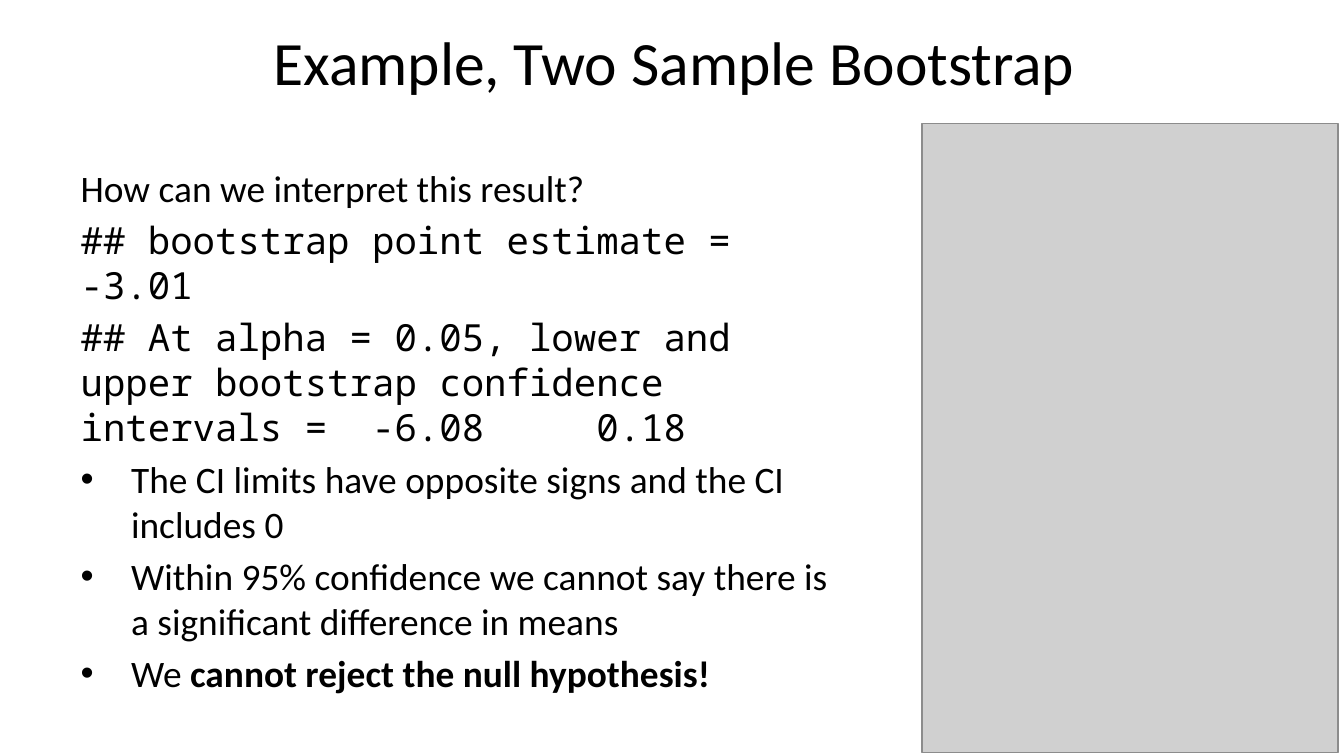
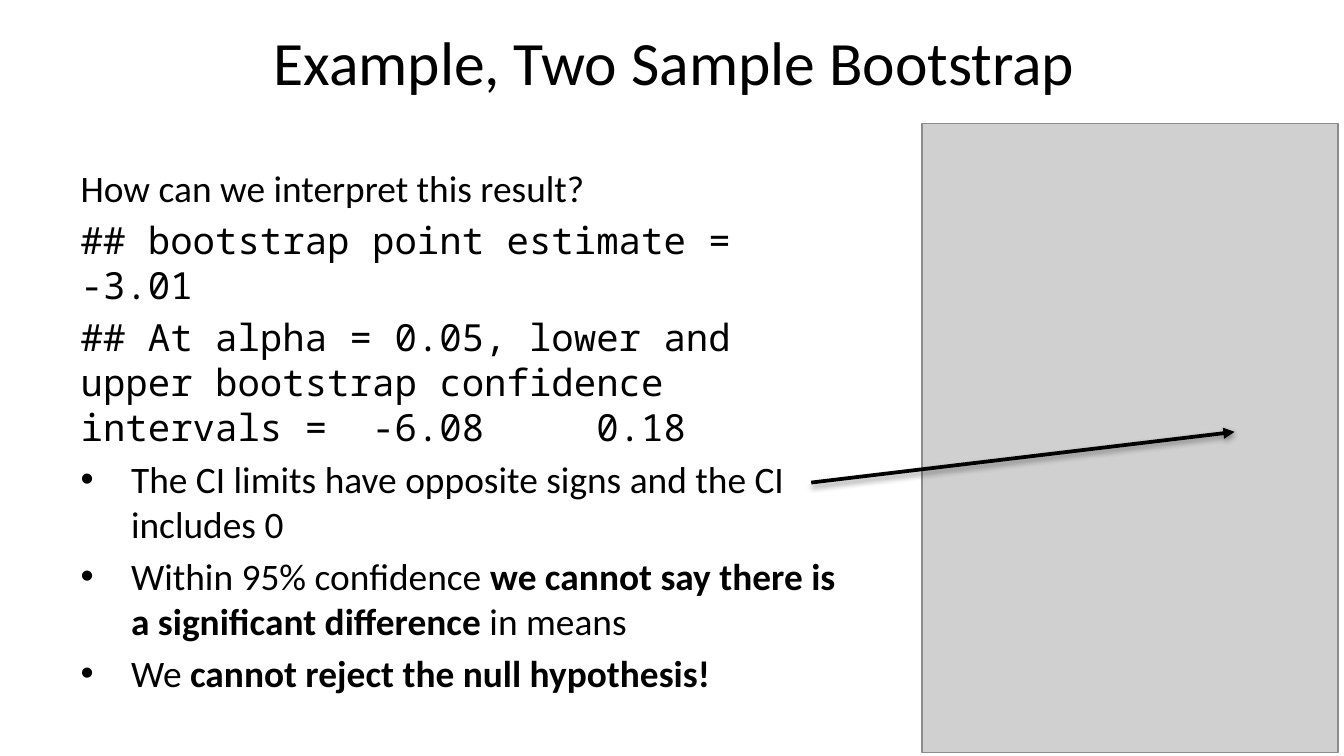
Before and after one commit to StephenElston/CSCI-E-83, a slide deck: slide 28 of LectureSlides/06b_IntroductionToBootstrap.pptx. Drawn at 1344x756 pixels with LibreOffice and Linux fonts; fonts in the diff are those of the drawing; grey boxes stand for pictures. Boxes give left, top, right and bottom in pixels: in the first picture for what was removed or moved away, otherwise in the second. Text is boxed around its words. In the diff, an @@ line names an element or a change of style, - is before the commit and + after.

```diff
--- a/LectureSlides/06b_IntroductionToBootstrap.pptx
+++ b/LectureSlides/06b_IntroductionToBootstrap.pptx
@@ arrow added from (812, 482) to (1235, 431), #000000 2 pt @@
@@ text at (x1=131, y1=563, x2=835, y2=642): bold on in "we cannot say there is a significant ..." @@
```
Also in this commit, not shown: 6 other slides changed, 1 other file.
